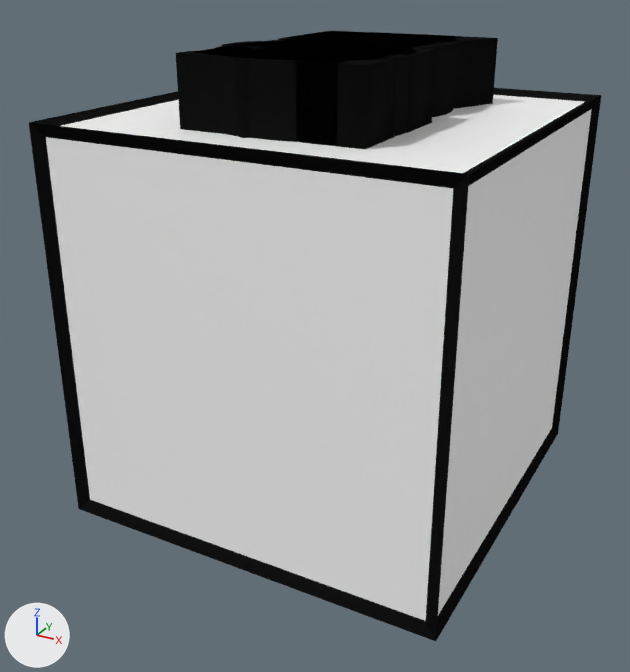
The Blender file Assets/Prefabs/block.blend: old version first, new version second.
Camera for both pictures: a 50 mm lens placed at (0.991, -1.924, 0.861), pointed at (-0.029, -0.07, -0.067). The axes (+X, +Y, +Z) are drawn at lower left. The lights are the same throughout. Text is drawn in Blender's own font.

The scene before the commit, as lines of its bpy script (objects in view):
```python
ob_1 = bpy.data.objects.new('1', txt_1)
ob_1.location = (-0.224, -0.311, 0.562)
ob_2 = bpy.data.objects.new('2', txt_1_001)
ob_2.location = (-0.224, -0.311, 0.562)
ob_3 = bpy.data.objects.new('3', txt_1_002)
ob_3.location = (-0.224, -0.311, 0.562)
ob_4 = bpy.data.objects.new('4', txt_1_003)
ob_4.location = (-0.224, -0.311, 0.562)
ob_5 = bpy.data.objects.new('5', txt_1_004)
ob_5.location = (-0.224, -0.311, 0.562)
ob_6 = bpy.data.objects.new('6', txt_1_005)
ob_6.location = (-0.224, -0.311, 0.562)
ob_7 = bpy.data.objects.new('7', txt_1_006)
ob_7.location = (-0.224, -0.311, 0.562)
ob_8 = bpy.data.objects.new('8', txt_1_007)
ob_8.location = (-0.224, -0.311, 0.562)
ob_cube = bpy.data.objects.new('Cube', me_cube)
ob_cube.location = (-0.005, 0.013, 0.0)
```
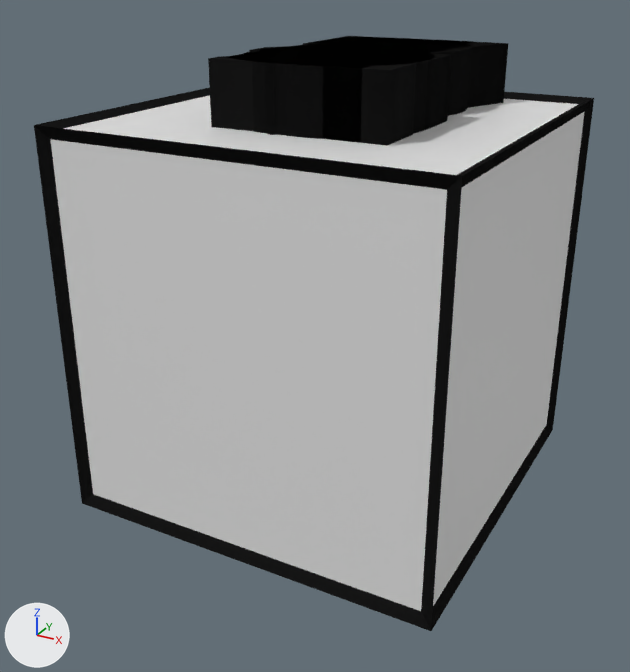
What differs and where, as boxes (x1, y1, x2, y2) in the pictures (630 x 672 px):
'Cube', recoloured, moved, rescaled, modifiers changed: before (29, 88, 601, 641); after (34, 87, 594, 631)
'2', reshaped, moved, rescaled (7% narrower, 7% shorter): before (176, 32, 441, 149); after (208, 37, 455, 146)
'8', reshaped, moved, rescaled (7% narrower, 7% shorter): before (213, 33, 458, 140); after (243, 38, 472, 137)
'4', reshaped, moved, rescaled (8% shorter): before (222, 35, 459, 146); after (249, 40, 474, 142)
'7', reshaped, moved, rescaled (8% narrower, 7% shorter): before (207, 31, 498, 138); after (240, 36, 508, 135)
'6', reshaped, moved, rescaled: before (267, 34, 442, 142); after (250, 40, 453, 139)
'5', reshaped, moved, rescaled (8% narrower, 9% shorter): before (196, 31, 462, 139); after (227, 38, 472, 136)
'3', reshaped, moved, rescaled (7% narrower, 7% shorter): before (200, 32, 445, 138); after (231, 37, 459, 135)
'1', reshaped: before (239, 33, 423, 141); after (278, 38, 429, 139)

Edits to the bpy script that builds the scene:
```text
Change mat_material:
    mat_material.base_color: (1.0, 1.0, 1.0) -> (0.8, 0.8, 0.8)  # white #ffffff -> white #e7e7e7
Change me_cube:
    where me_cube.from_pydata(...)  # 8 vertices, 6 faces; spans x -0.5..0.5, y -0.5..0.5, z -0.5..0.5
    used by ob_cube; location = (-0.005, 0.013, 0.0)
    me_cube part 1: the whole mesh is scaled about its middle by 2
Change txt_1:
    remove txt_1.size = 0.918
Change txt_1_001:
    remove txt_1_001.size = 0.918
Change txt_1_002:
    remove txt_1_002.size = 0.918
Change txt_1_003:
    remove txt_1_003.size = 0.918
Change txt_1_004:
    remove txt_1_004.size = 0.918
Change txt_1_005:
    remove txt_1_005.size = 0.918
Change txt_1_006:
    remove txt_1_006.size = 0.918
Change txt_1_007:
    remove txt_1_007.size = 0.918
Change ob_cube:
    ob_cube.location: (-0.005, 0.013, 0.0) -> (-0.007, 0.006, 0.006)
    ob_cube.scale: (1.0, 1.0, 1.0) -> (0.488, 0.488, 0.488)
    where _m = ob_cube.modifiers.new('Wireframe', 'WIREFRAME')
    add _m.use_relative_offset = True
Change ob_2:
    ob_2.location: (-0.224, -0.311, 0.562) -> (-0.199, -0.234, 0.556)
    ob_2.scale: (1.0, 1.0, 1.0) -> (0.897, 0.897, 0.897)
Change ob_3:
    ob_3.location: (-0.224, -0.311, 0.562) -> (-0.199, -0.234, 0.556)
    ob_3.scale: (1.0, 1.0, 1.0) -> (0.897, 0.897, 0.897)
Change ob_4:
    ob_4.location: (-0.224, -0.311, 0.562) -> (-0.199, -0.234, 0.556)
    ob_4.scale: (1.0, 1.0, 1.0) -> (0.897, 0.897, 0.897)
Change ob_5:
    ob_5.location: (-0.224, -0.311, 0.562) -> (-0.199, -0.234, 0.556)
    ob_5.scale: (1.0, 1.0, 1.0) -> (0.897, 0.897, 0.897)
Change ob_6:
    ob_6.location: (-0.224, -0.311, 0.562) -> (-0.199, -0.234, 0.556)
    ob_6.scale: (1.0, 1.0, 1.0) -> (0.897, 0.897, 0.897)
Change ob_7:
    ob_7.location: (-0.224, -0.311, 0.562) -> (-0.199, -0.234, 0.556)
    ob_7.scale: (1.0, 1.0, 1.0) -> (0.897, 0.897, 0.897)
Change ob_8:
    ob_8.location: (-0.224, -0.311, 0.562) -> (-0.199, -0.234, 0.556)
    ob_8.scale: (1.0, 1.0, 1.0) -> (0.897, 0.897, 0.897)
```
